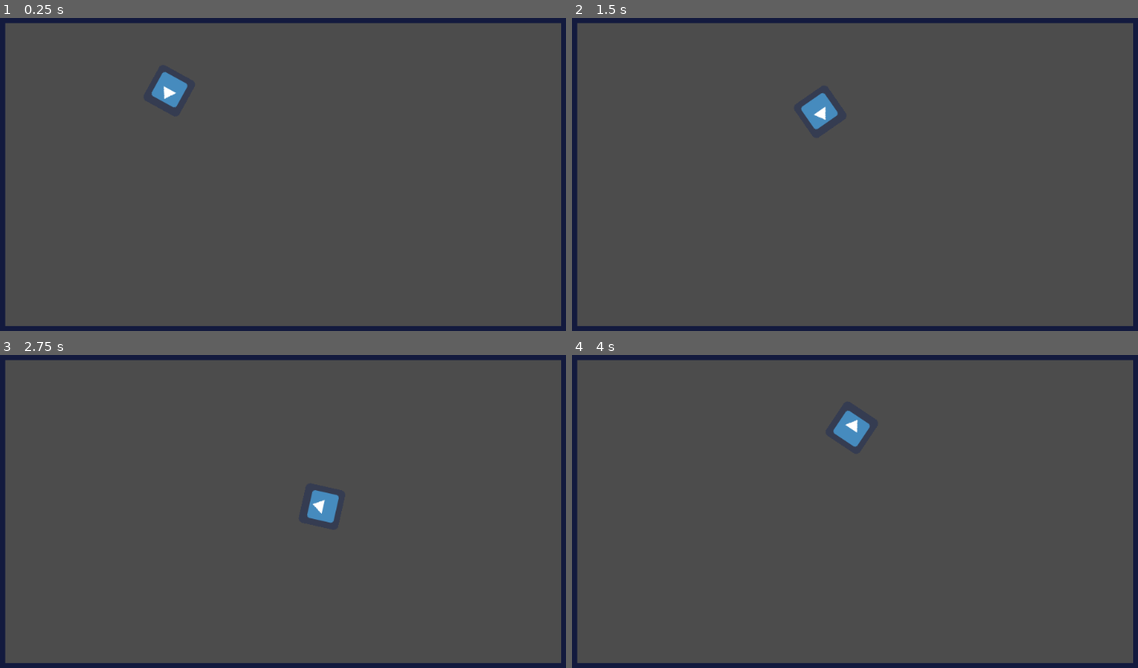
Above: before the commit, frames 1-4 (two rows, left to right).
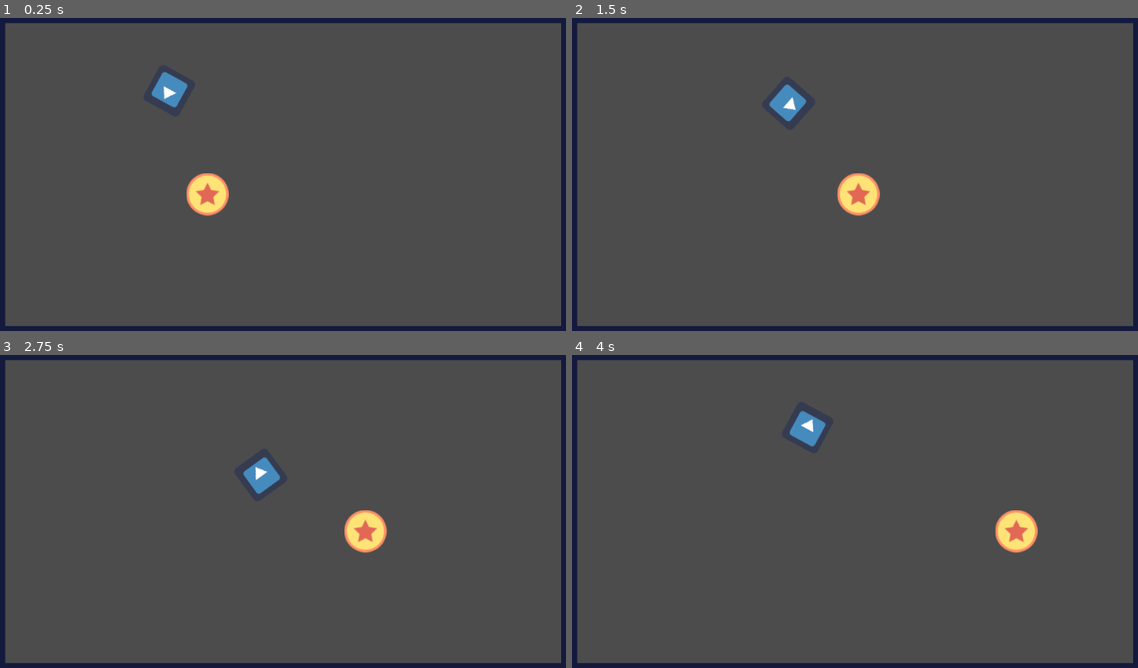
Above: after the commit, the same moments.

Repository: yenyao/GodotJam
Game: Godot game, scene res://src/Levels/FirstScene.tscn
Two runs of this game, one before a commit and one after it. Both use one fixed random seed, a clock stepped at 60 frames per second and the inputs below. The engine's default icon, where the game draws it, is replaced by a stand-in: a white triangle on a blue panel in a dark square.
Inputs (mouse positions are in pixels of both pictures, inside the frame that each line leads up to):
- Up to frame 1 (0.25 s): no input
- Up to frame 2 (1.5 s): move the mouse to (990, 143) at 0.52 s; hold D (move_right) 0.53-1.28 s; move the mouse to (719, 180) at 1.27 s; hold S (move_down) from 1.28 s (still down)
- Up to frame 3 (2.75 s): move the mouse to (345, 414) at 2.02 s; release S (move_down) at 2.03 s; hold D (move_right) from 2.03 s (still down)
- Up to frame 4 (4 s): move the mouse to (815, 574) at 2.77 s; release D (move_right) at 2.78 s; hold W (move_up) 2.78-3.53 s; move the mouse to (1041, 555) at 3.52 s; hold A (move_left) from 3.53 s (still down)

The runs differ from the first frame. In frame 1, 0.8% of the frame differs, in the area x 32-41%, y 49-64%; in frame 2, 1.7%; in frame 3, 1.7%, in the area x 43-69%, y 32-64%; in frame 4, 1.7%.

Commit message:
Add a bullet that moves in one direction

Diff:
--- a/src/Levels/FirstScene.tscn
+++ b/src/Levels/FirstScene.tscn
@@ -1,7 +1,8 @@
-[gd_scene load_steps=3 format=2]
+[gd_scene load_steps=4 format=2]
 
 [ext_resource path="res://src/actors/player.tscn" type="PackedScene" id=1]
 [ext_resource path="res://Assets/tileset.tres" type="TileSet" id=2]
+[ext_resource path="res://src/actors/Bullet.tscn" type="PackedScene" id=3]
 
 [node name="Node2D" type="Node2D"]
 
@@ -13,3 +14,6 @@
 cell_size = Vector2( 80, 80 )
 format = 1
 tile_data = PoolIntArray( -65536, 0, 0, -65535, 0, 0, -65534, 0, 0, -65533, 0, 0, -65532, 0, 0, -65531, 0, 0, -65530, 0 …(557 unchanged characters)…
+
+[node name="Bullet" parent="." instance=ExtResource( 3 )]
+position = Vector2( 375, 351 )
--- /dev/null
+++ b/src/actors/Bullet.gd
@@ -0,0 +1,9 @@
+extends KinematicBody2D
+
+var velocity = Vector2(100,0)
+
+func _physics_process(_delta):
+	move_bullet()
+
+func move_bullet():
+	velocity = move_and_slide(velocity)
--- /dev/null
+++ b/src/actors/Bullet.tscn
@@ -0,0 +1,17 @@
+[gd_scene load_steps=4 format=2]
+
+[ext_resource path="res://Assets/coin.png" type="Texture" id=1]
+[ext_resource path="res://src/actors/Bullet.gd" type="Script" id=2]
+
+[sub_resource type="CircleShape2D" id=1]
+radius = 34.4002
+
+[node name="Bullet" type="KinematicBody2D"]
+script = ExtResource( 2 )
+
+[node name="coin" type="Sprite" parent="."]
+position = Vector2( 0.124512, 0.018158 )
+texture = ExtResource( 1 )
+
+[node name="CollisionShape2D" type="CollisionShape2D" parent="."]
+shape = SubResource( 1 )
--- a/src/actors/player.gd
+++ b/src/actors/player.gd
@@ -1,14 +1,14 @@
 extends KinematicBody2D
 
-export var speed = 10000
+export var speed = 100
 var velocity = Vector2(0,0)
 var direction = Vector2(0,0)
 
 
-func _physics_process(delta):
+func _physics_process(_delta):
 	velocity = move_player()
 
-func _process(delta):
+func _process(_delta):
 	# Player faces mouse cursor
 	look_at(get_global_mouse_position())
 
@@ -17,5 +17,5 @@
 func move_player():
 	direction.x = Input.get_action_strength("move_right") - Input.get_action_strength("move_left")
 	direction.y = Input.get_action_strength("move_down") - Input.get_action_strength("move_up")
-	velocity = speed * get_physics_process_delta_time() * direction.normalized()
+	velocity = speed * direction.normalized()
 	return move_and_slide(velocity)
